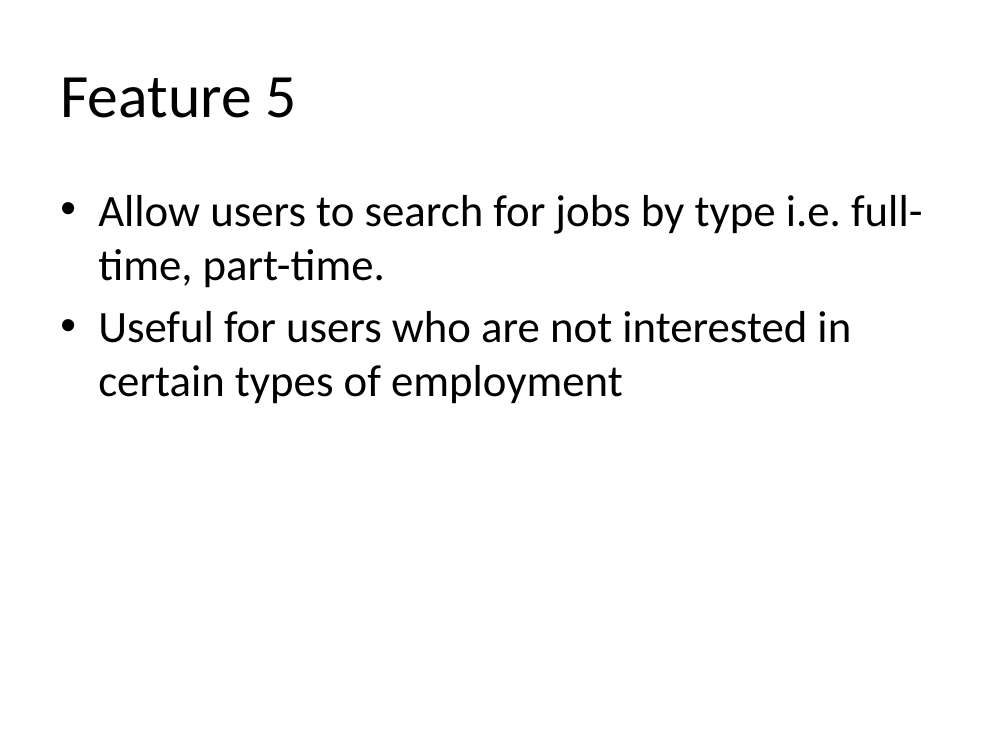
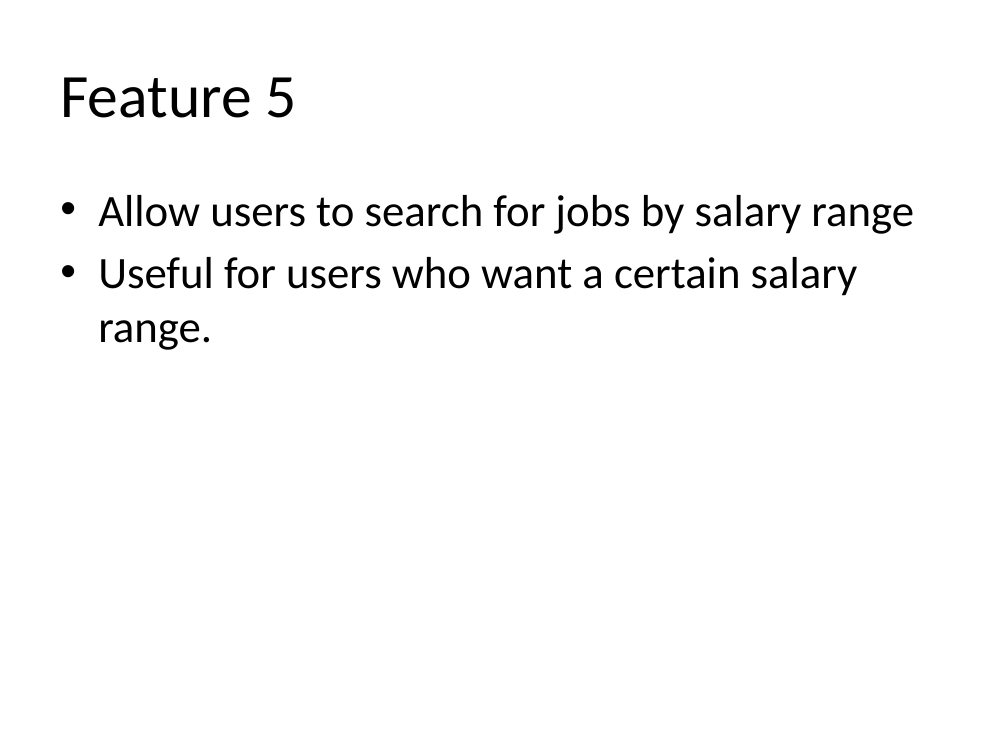
Before and after one commit to Lanzaa/CS160-2012, a slide deck: slide 1 of M1-F5/Feature5.pptx. Drawn at 1008x756 pixels with LibreOffice and Linux fonts; fonts in the diff are those of the drawing. Boxes give left, top, right and bottom in pixels: in the first picture for what was removed or moved away, otherwise in the second. Text is boxed around its words. In the diff, an @@ line names an element or a change of style, - is before the commit and + after.

Commit message:
did salary instead of type :P

```diff
--- a/M1-F5/Feature5.pptx
+++ b/M1-F5/Feature5.pptx
@@ text at <box>98,195,914,350</box>: text changed @@
-• Allow users to search for jobs by type i.e. full-time, part-time.
-• Useful for users who are not interested in certain types of employment
+• Allow users to search for jobs by salary range
+• Useful for users who want a certain salary range.
```
Also in this commit, not shown: 1 other slide changed, 1 slide added, 1 slide removed, 4 other files.
